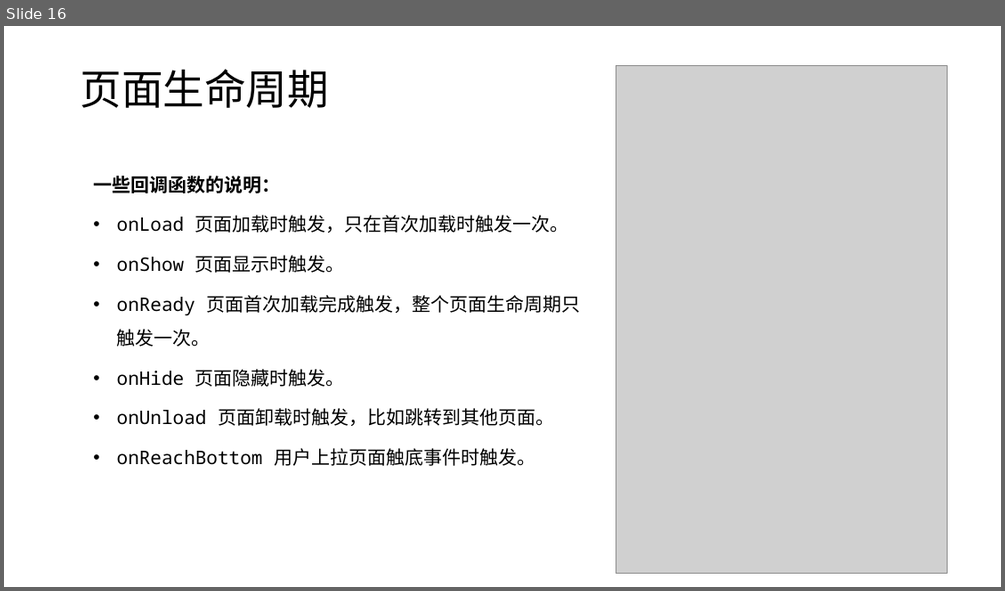
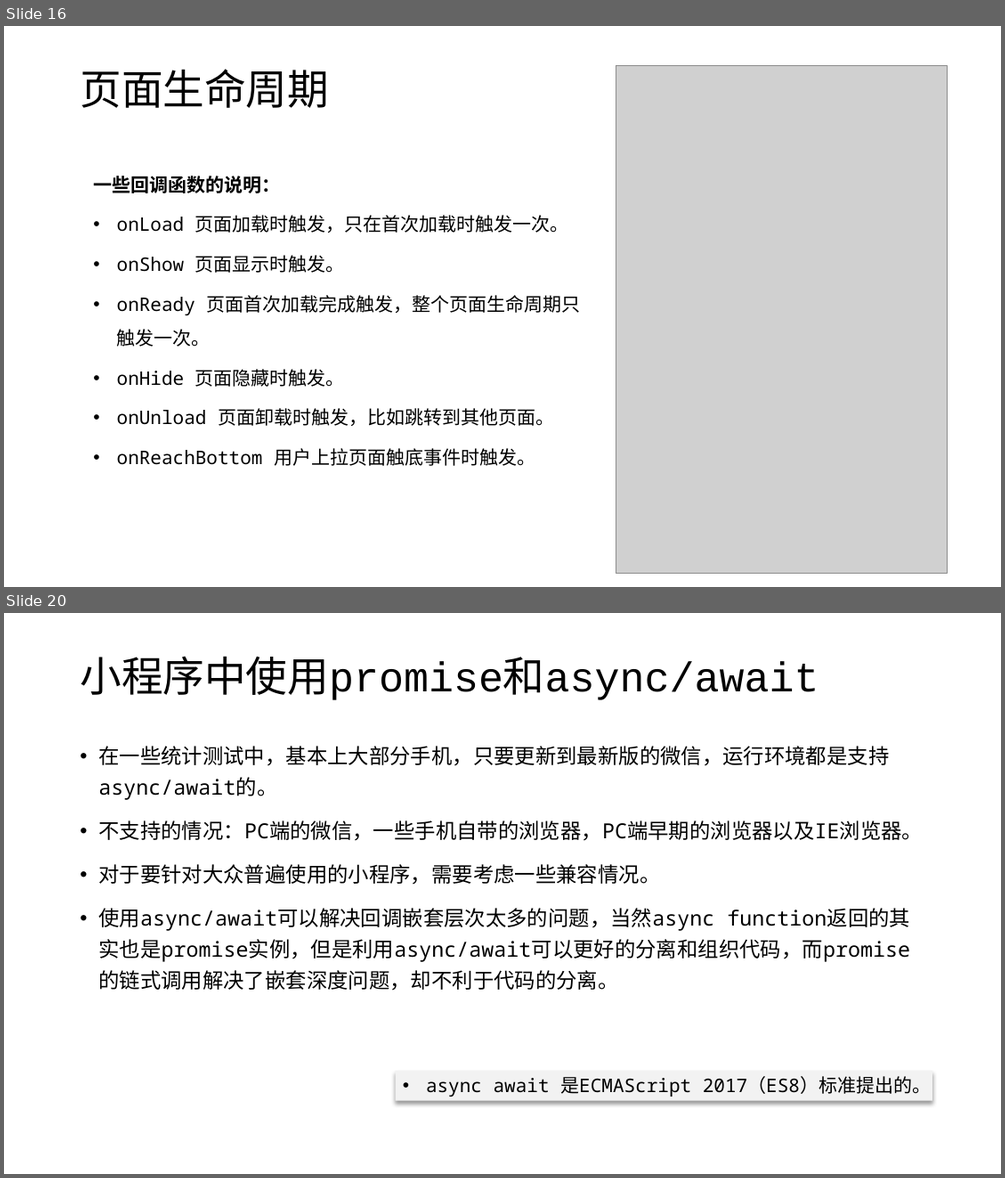
Before and after one commit to edu2act/course-wechat-and-miniprogram, a slide deck: materials/ch02/ch02-第一个小程序和相关说明.pptx. Shown one above the other, each under a label of ours: slide 16 before the commit, slides 16 and 20 after it; the slides between them are not shown. The pictures are 1005x591 and 1005x1178 pixels, drawn with LibreOffice and Linux fonts; fonts in the diff are those of the drawing; grey boxes stand for pictures. Boxes give left, top, right and bottom in pixels: in the first picture for what was removed or moved away, otherwise in the second. Text is boxed around its words. In the diff, an @@ line names an element or a change of style, - is before the commit and + after.

```diff
--- a/materials/ch02/ch02-第一个小程序和相关说明.pptx
+++ b/materials/ch02/ch02-第一个小程序和相关说明.pptx
@@ slide 20 added at bbox=[4, 613, 1001, 1174], background #FFFFFF @@
@@ title added at bbox=[80, 656, 818, 700], 40 pt, text #000000 @@
+小程序中使用promise和async/await
@@ text added at bbox=[98, 746, 922, 990], 20 pt, text #000000 @@
+• 在一些统计测试中，基本上大部分手机，只要更新到最新版的微信，运行环境都是支持async/await的。
+• 不支持的情况：PC端的微信，一些手机自带的浏览器，PC端早期的浏览器以及IE浏览器。
+• 对于要针对大众普遍使用的小程序，需要考虑一些兼容情况。
+• 使用async/await可以解决回调嵌套层次太多的问题，当然async function返回的其实也是promise实例，但是利用async/await可以更好的分离和组织代码，而promise的链式调用解决了嵌套深度问题，却不利于代码的分离。
@@ rectangle added at bbox=[395, 1070, 932, 1101], fill #F2F2F2, 18 pt, text #000000 @@
+• async await 是ECMAScript 2017（ES8）标准提出的。
```
Also in this commit, not shown: 1 slide changed, 3 other slides added, 6 other files.
